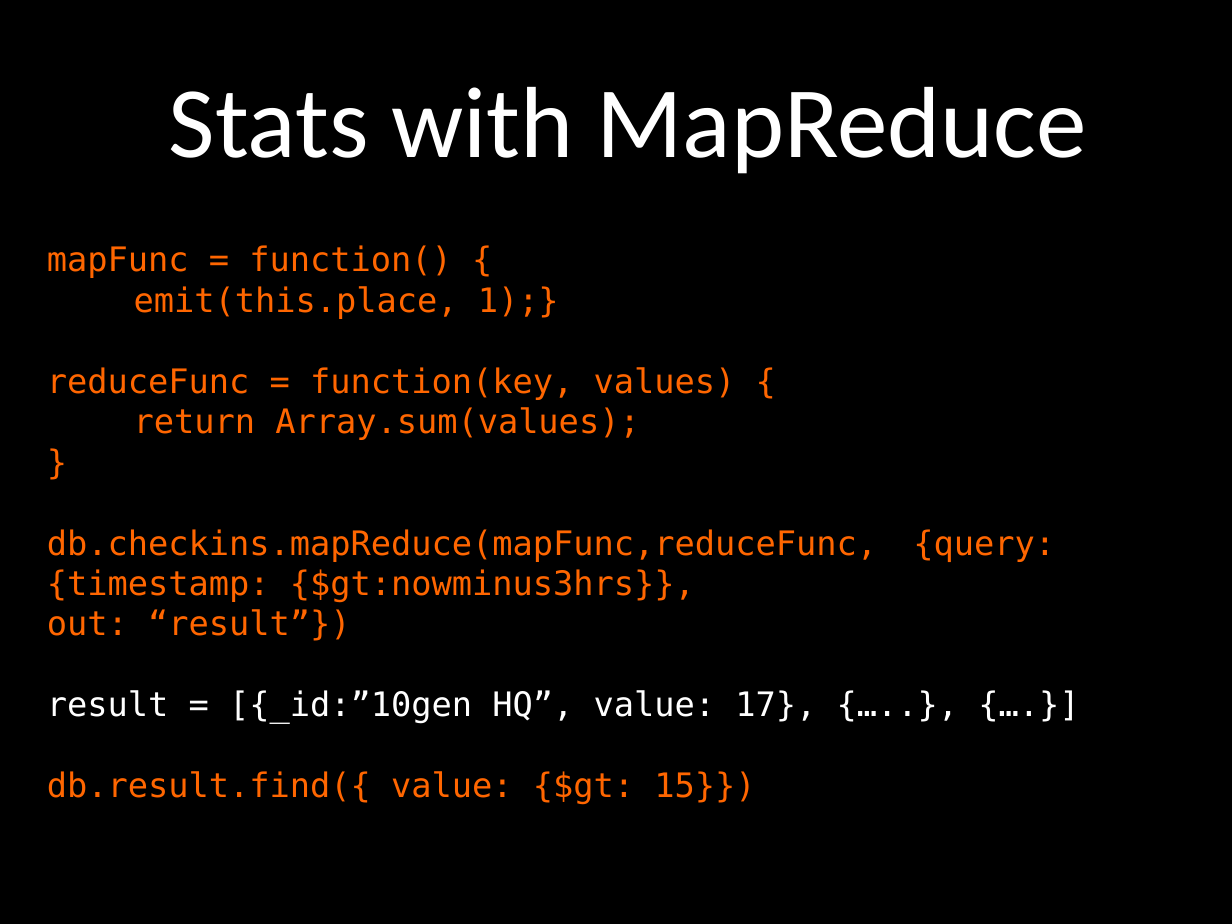
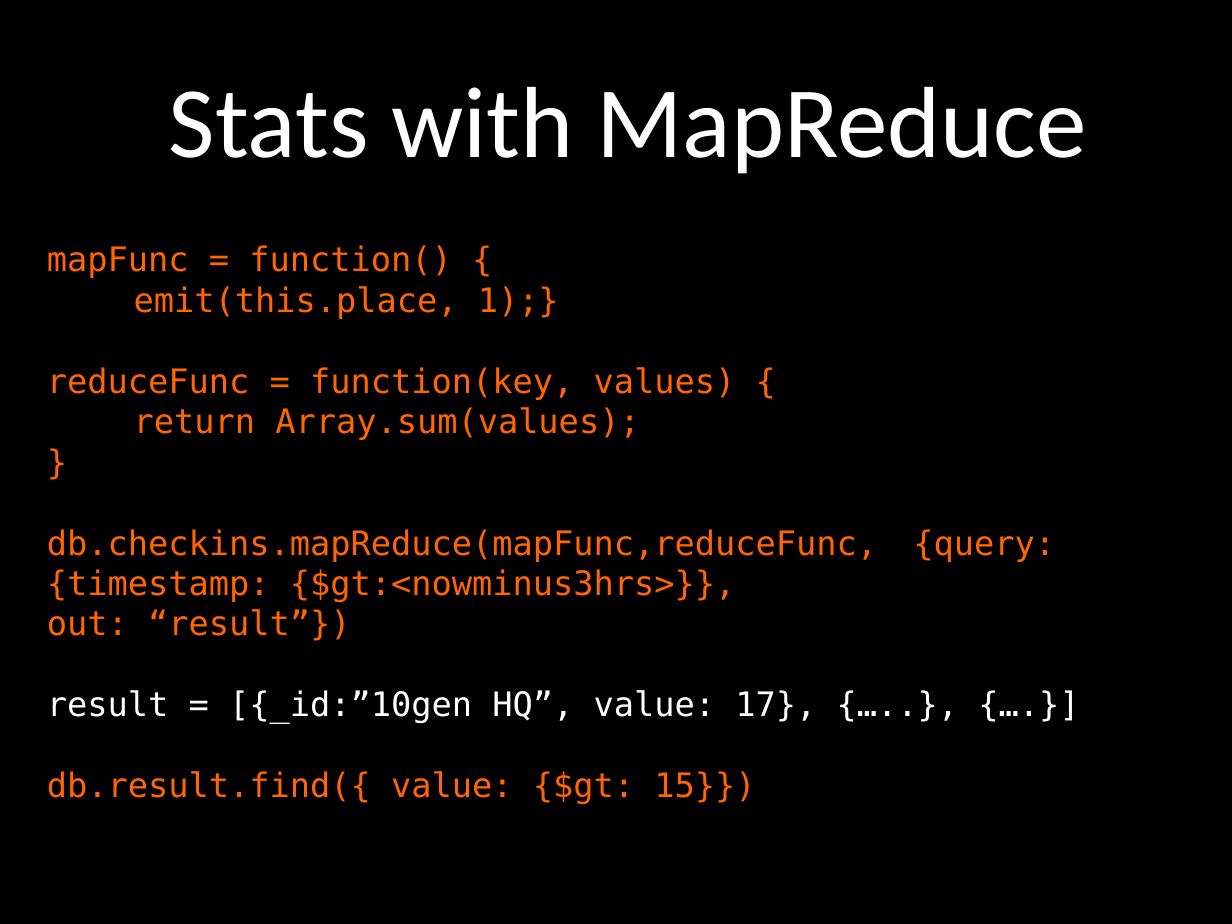
Before and after one commit to stbrody/scratch, a slide deck: slide 21 of WebAppsWithMongoDBWebinar-Oct2011.ppt (slide 18 before the commit). Drawn at 1232x924 pixels with LibreOffice and Linux fonts; fonts in the diff are those of the drawing. Boxes give left, top, right and bottom in pixels: in the first picture for what was removed or moved away, otherwise in the second. Text is boxed around its words. In the diff, an @@ line names an element or a change of style, - is before the commit and + after.

```diff
--- a/WebAppsWithMongoDBWebinar-Oct2011.ppt
+++ b/WebAppsWithMongoDBWebinar-Oct2011.ppt
@@ text at [47, 529, 877, 602]: text changed @@
-db.checkins.mapReduce(mapFunc,reduceFunc, {query: {timestamp: {$gt:nowminus3hrs}},
+db.checkins.mapReduce(mapFunc,reduceFunc, {query: {timestamp: {$gt:<nowminus3hrs>}},
```
Also in this commit, not shown: 5 other slides changed, 3 slides added, 1 slide removed.
